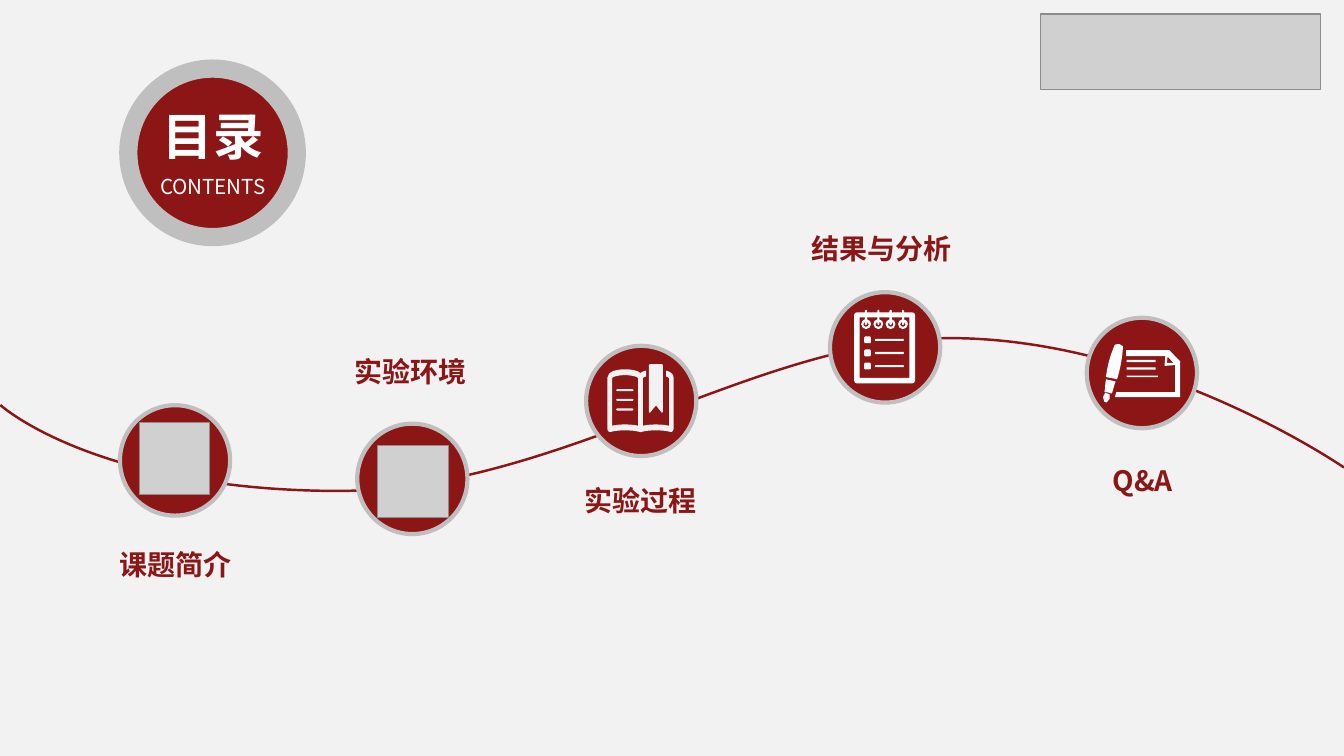
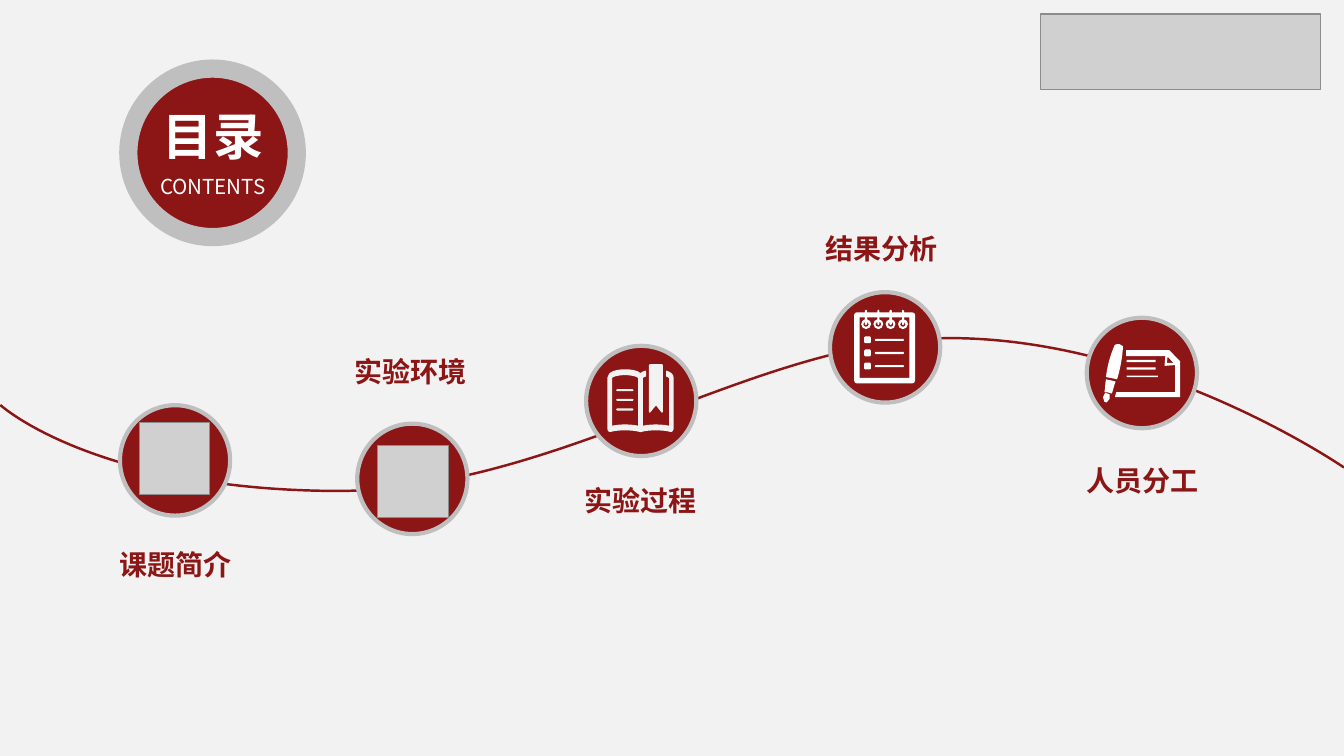
Before and after one commit to YangFan0918/assignment-submission-template, a slide deck: slide 2 of 汇报ppt.pptx. Drawn at 1344x756 pixels with LibreOffice and Linux fonts; fonts in the diff are those of the drawing; grey boxes stand for pictures; background and template pictures are left out. Boxes give left, top, right and bottom in pixels: in the first picture for what was removed or moved away, otherwise in the second. Text is boxed around its words. In the diff, an @@ line names an element or a change of style, - is before the commit and + after.

```diff
--- a/汇报ppt.pptx
+++ b/汇报ppt.pptx
@@ text at (825, 235, 937, 262): text changed @@
-结果与分析
+结果分析
@@ text at (1087, 467, 1199, 494): text changed @@
-Q&A
+人员分工
```
Also in this commit, not shown: 6 other slides changed, 12 slides added, 13 slides removed, 3 other files.
